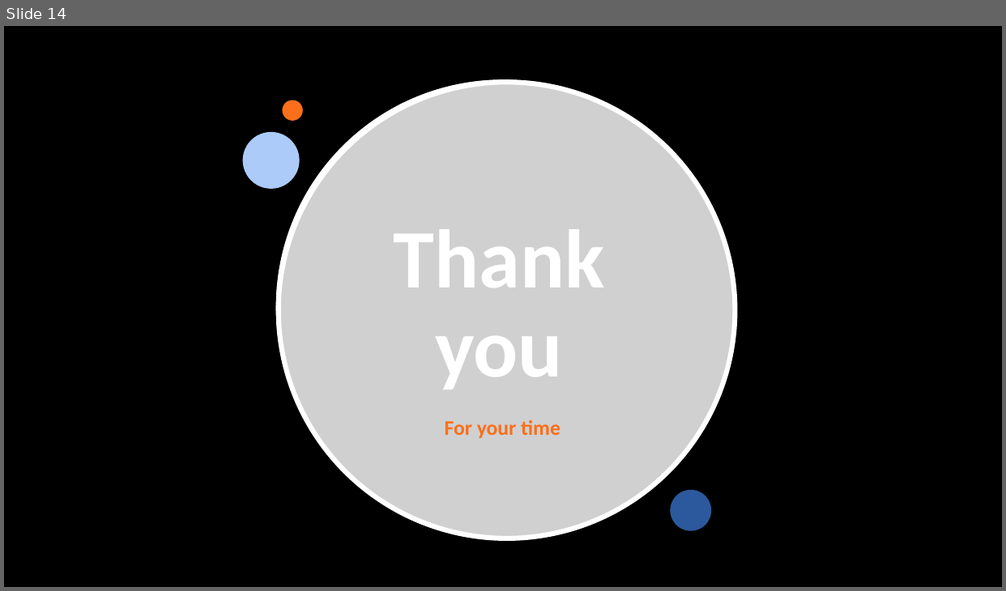
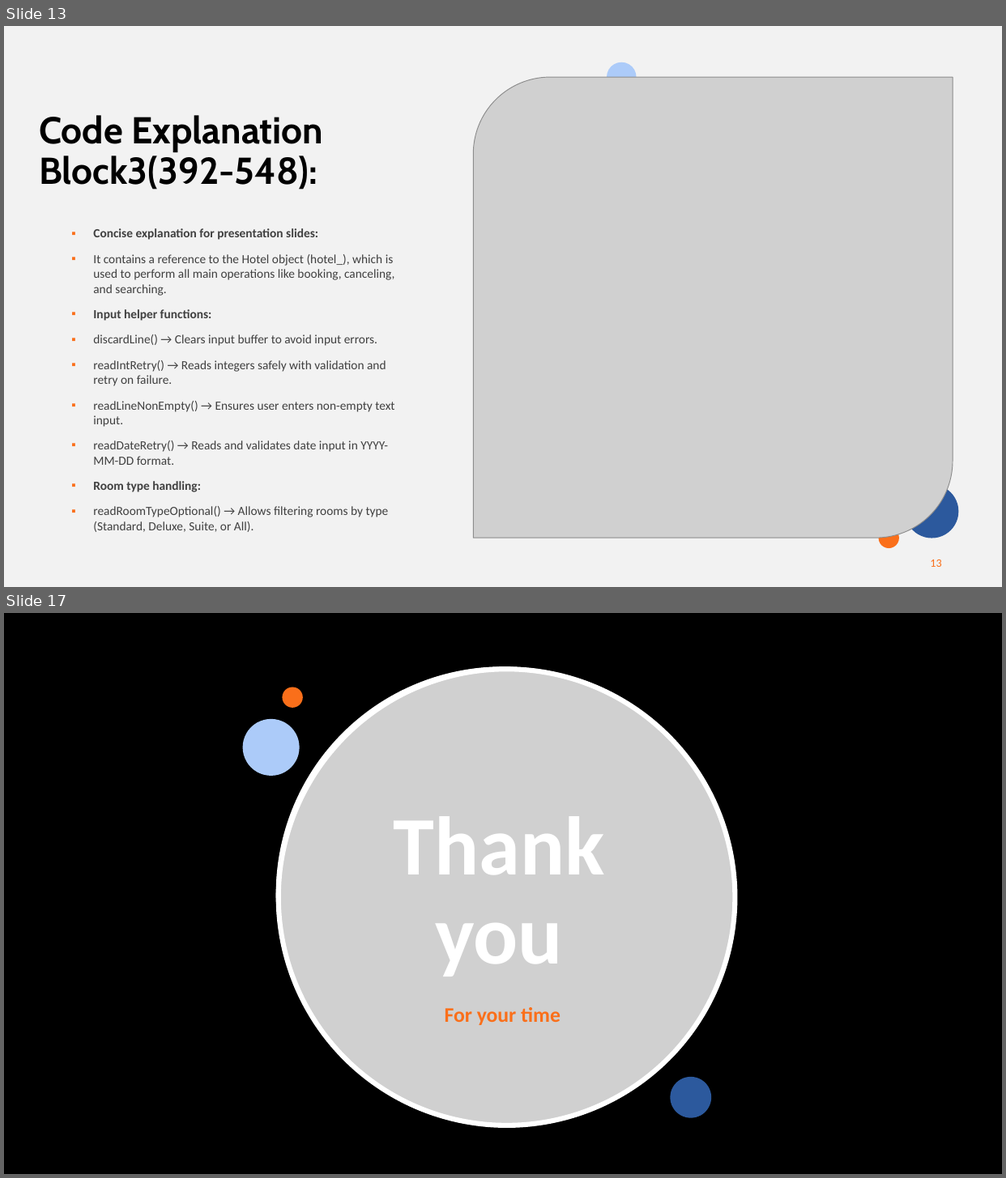
Before and after one commit to CyborkSpider/Hotel-Reservation, a slide deck: Hotel Reservation Presentation.pptx. Shown one above the other, each under a label of ours: slide 14 before the commit, slides 13 and 17 after it; the slides between them are not shown. The pictures are 1006x591 and 1006x1178 pixels, drawn with LibreOffice and Linux fonts; fonts in the diff are those of the drawing; grey boxes stand for pictures; background and template pictures are left out. Boxes give left, top, right and bottom in pixels: in the first picture for what was removed or moved away, otherwise in the second. Text is boxed around its words. In the diff, an @@ line names an element or a change of style, - is before the commit and + after.

```diff
--- a/Hotel Reservation Presentation.pptx
+++ b/Hotel Reservation Presentation.pptx
@@ slide 13 added at (4,26,1002,587), background #F2F2F2 @@
@@ ellipse added at (607,62,637,92), fill #ACCBF9 @@
@@ picture added at (473,77,953,538) @@
@@ title added at (39,115,323,190), 36 pt, text #000000, bold @@
+Code Explanation Block3(392-548):
@@ text added at (93,228,394,532), 12 pt, text #404040 @@
+▪ Concise explanation for presentation slides:
+▪ It contains a reference to the Hotel object (hotel_), which is used to perform all main operations like booking, canceling, and searching.
+▪ Input helper functions:
+▪ discardLine() → Clears input buffer to avoid input errors.
+▪ readIntRetry() → Reads integers safely with validation and retry on failure.
+▪ readLineNonEmpty() → Ensures user enters non-empty text input.
+▪ readDateRetry() → Reads and validates date input in YYYY-MM-DD format.
+▪ Room type handling:
+▪ readRoomTypeOptional() → Allows filtering rooms by type (Standard, Deluxe, Suite, or All).
@@ ellipse added at (906,485,959,539), fill #2C599D @@
@@ ellipse added at (879,528,898,548), fill #FA6F1A @@
@@ rectangle added at (40,538,210,577), fill #F2F2F2 @@
@@ page number added at (930,560,941,567), 11 pt, text #FA6F1A @@
+13
@@ what was slide 14 is now slide 17 @@
```
Also in this commit, not shown: 7 slides changed, 8 other slides added, 6 slides removed, 1 other file.
